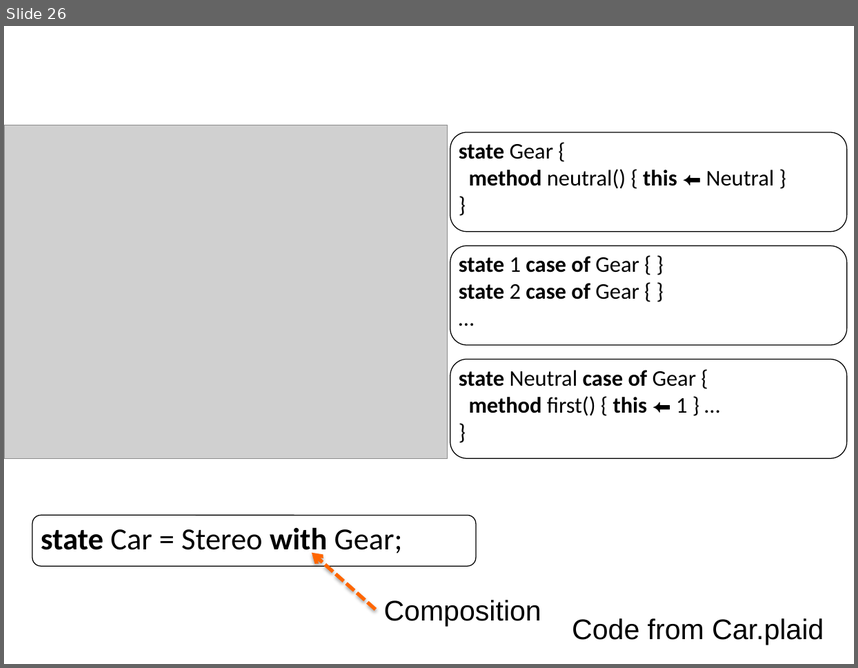
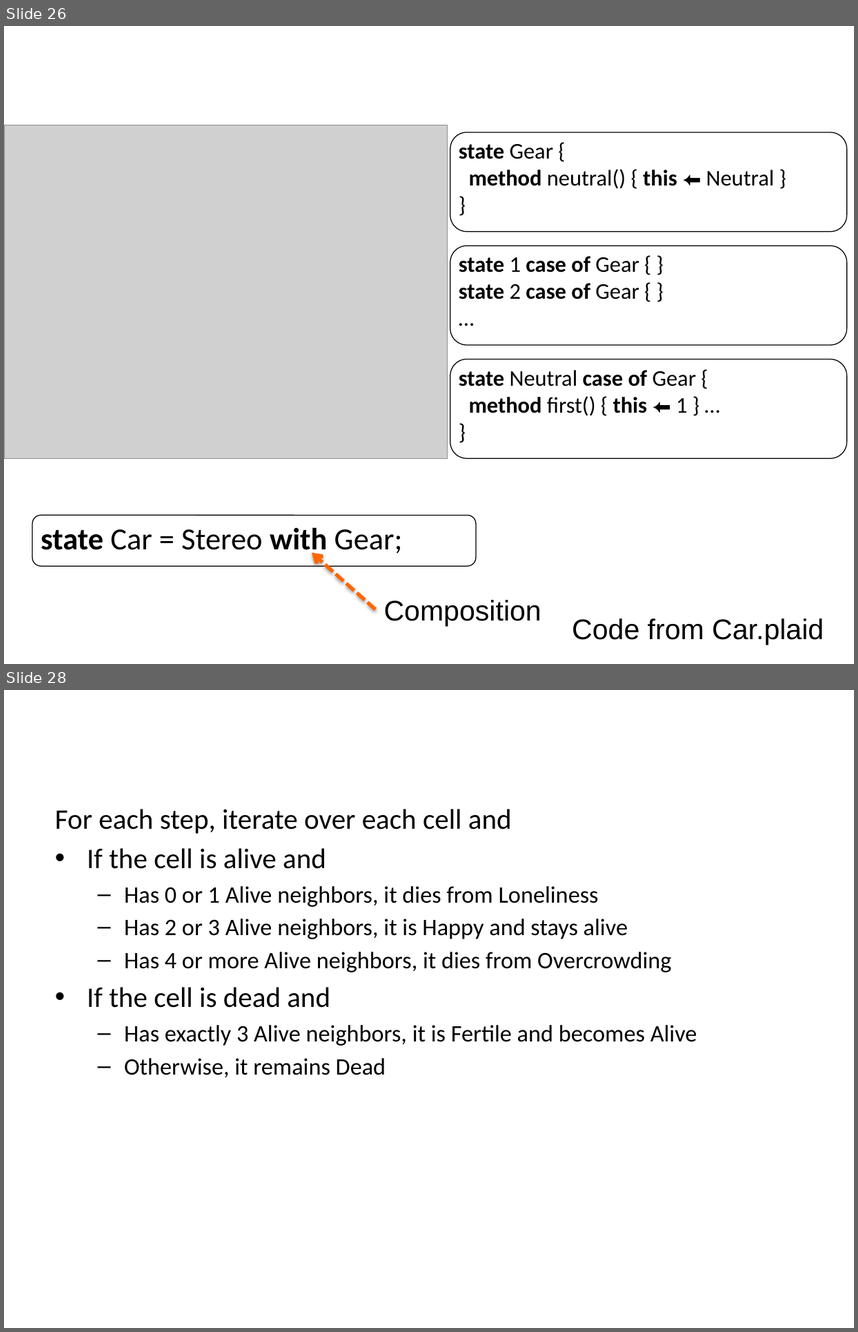
Before and after one commit to plaidgroup/plaid-lang, a slide deck: demo/presentation.pptx. Shown one above the other, each under a label of ours: slide 26 before the commit, slides 26 and 28 after it; the slides between them are not shown. The pictures are 858x668 and 858x1332 pixels, drawn with LibreOffice and Linux fonts; fonts in the diff are those of the drawing; grey boxes stand for pictures; background and template pictures are left out. Boxes give left, top, right and bottom in pixels: in the first picture for what was removed or moved away, otherwise in the second. Text is boxed around its words. In the diff, an @@ line names an element or a change of style, - is before the commit and + after.

```diff
--- a/demo/presentation.pptx
+++ b/demo/presentation.pptx
@@ slide 28 added at (4, 690, 854, 1328), background #FFFFFF @@
@@ title added at (47, 690, 811, 782), 44 pt, text #FFFFFF, bold @@
+Game Of Life Rules
@@ text added at (55, 809, 697, 1077), 20 pt, text #000000 @@
+For each step, iterate over each cell and
+• If the cell is alive and
+  – Has 0 or 1 Alive neighbors, it dies from Loneliness
+  – Has 2 or 3 Alive neighbors, it is Happy and stays alive
+  – Has 4 or more Alive neighbors, it dies from Overcrowding
+• If the cell is dead and
+  – Has exactly 3 Alive neighbors, it is Fertile and becomes Alive
+  – Otherwise, it remains Dead
```
Also in this commit, not shown: 1 slide changed, 1 other slide added.
